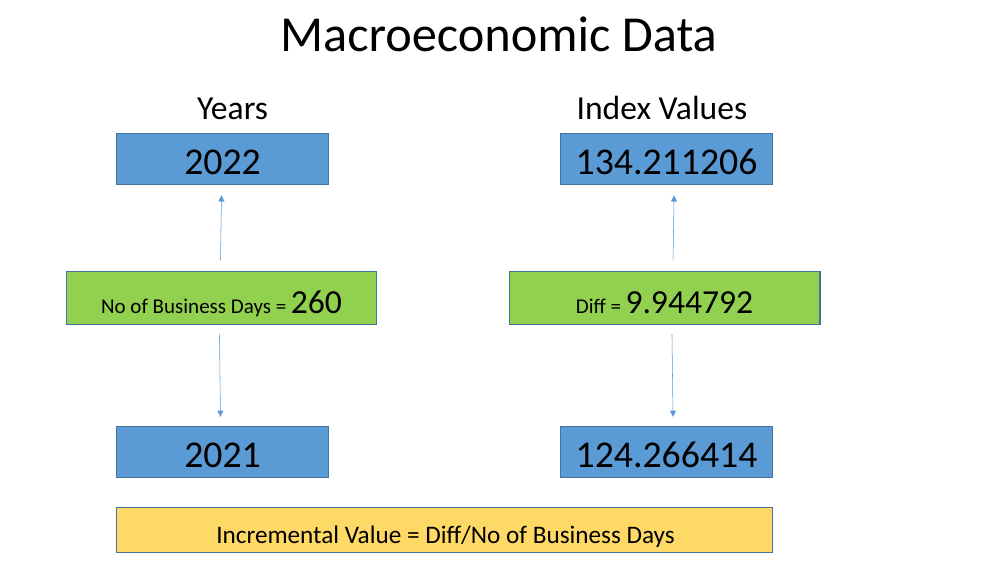
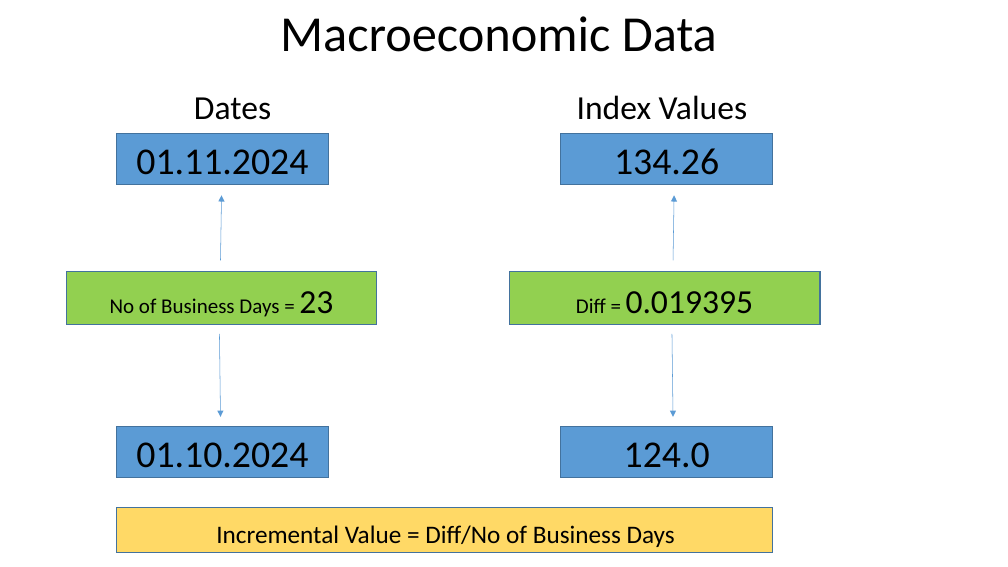
Before and after one commit to Akubue4U/PyProjects, a slide deck: slide 17 of MyBDAThesis/Akubue Simon - Thesis Presentation.pptx (slide 16 before the commit). Drawn at 1008x567 pixels with LibreOffice and Linux fonts; fonts in the diff are those of the drawing. Boxes give left, top, right and bottom in pixels: in the first picture for what was removed or moved away, otherwise in the second. Text is boxed around its words. In the diff, an @@ line names an element or a change of style, - is before the commit and + after.

```diff
--- a/MyBDAThesis/Akubue Simon - Thesis Presentation.pptx
+++ b/MyBDAThesis/Akubue Simon - Thesis Presentation.pptx
@@ text at bbox=[194, 97, 271, 120]: text changed @@
-Years
+Dates
@@ text at bbox=[136, 149, 308, 175]: text changed @@
-2022
+01.11.2024
@@ text at bbox=[614, 148, 719, 175]: text changed @@
-134.211206
+134.26
@@ text at bbox=[110, 291, 333, 317]: text changed @@
-No of Business Days = 260
+No of Business Days = 23
@@ text at bbox=[576, 291, 754, 314]: text changed @@
-Diff = 9.944792
+Diff = 0.019395
@@ text at bbox=[136, 442, 308, 468]: text changed @@
-2021
+01.10.2024
@@ text at bbox=[624, 442, 710, 468]: text changed @@
-124.266414
+124.0
```
Also in this commit, not shown: 18 other slides changed, 2 slides added, 2 other files.
